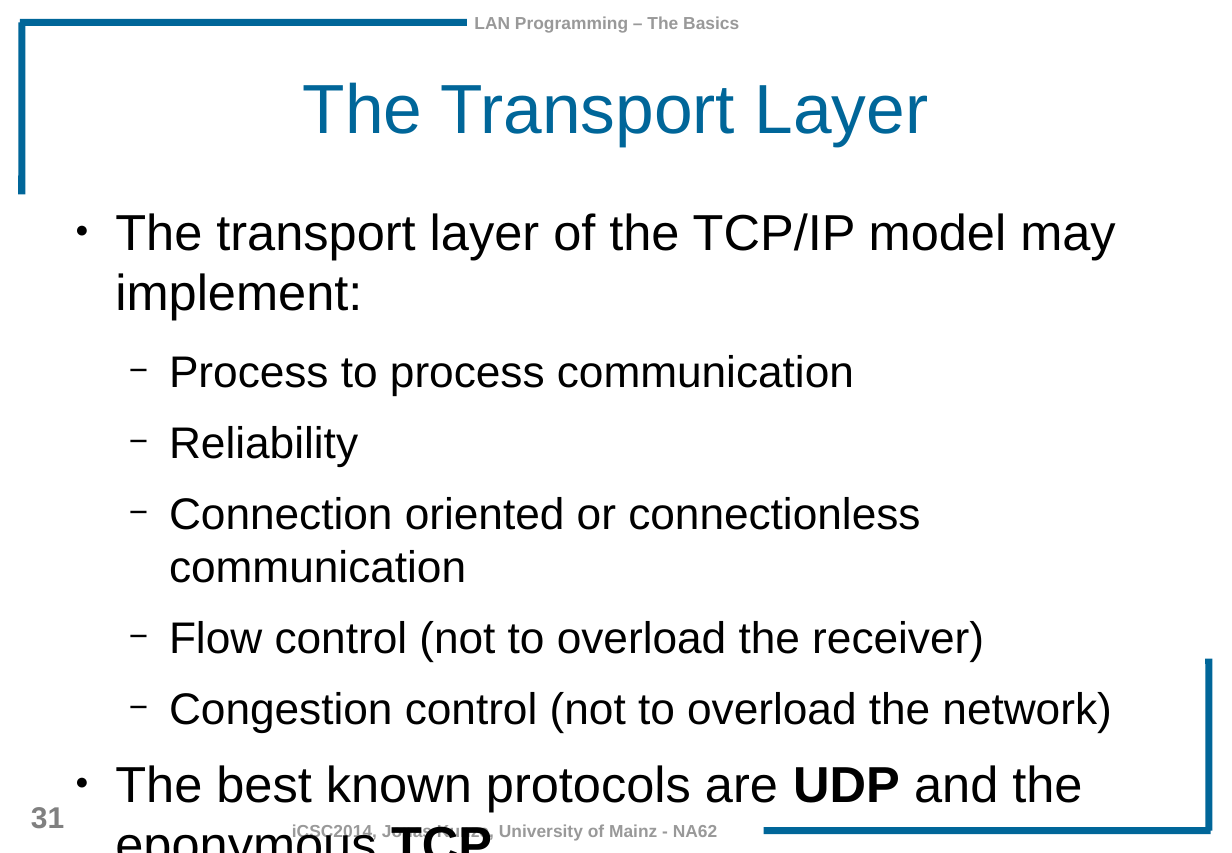
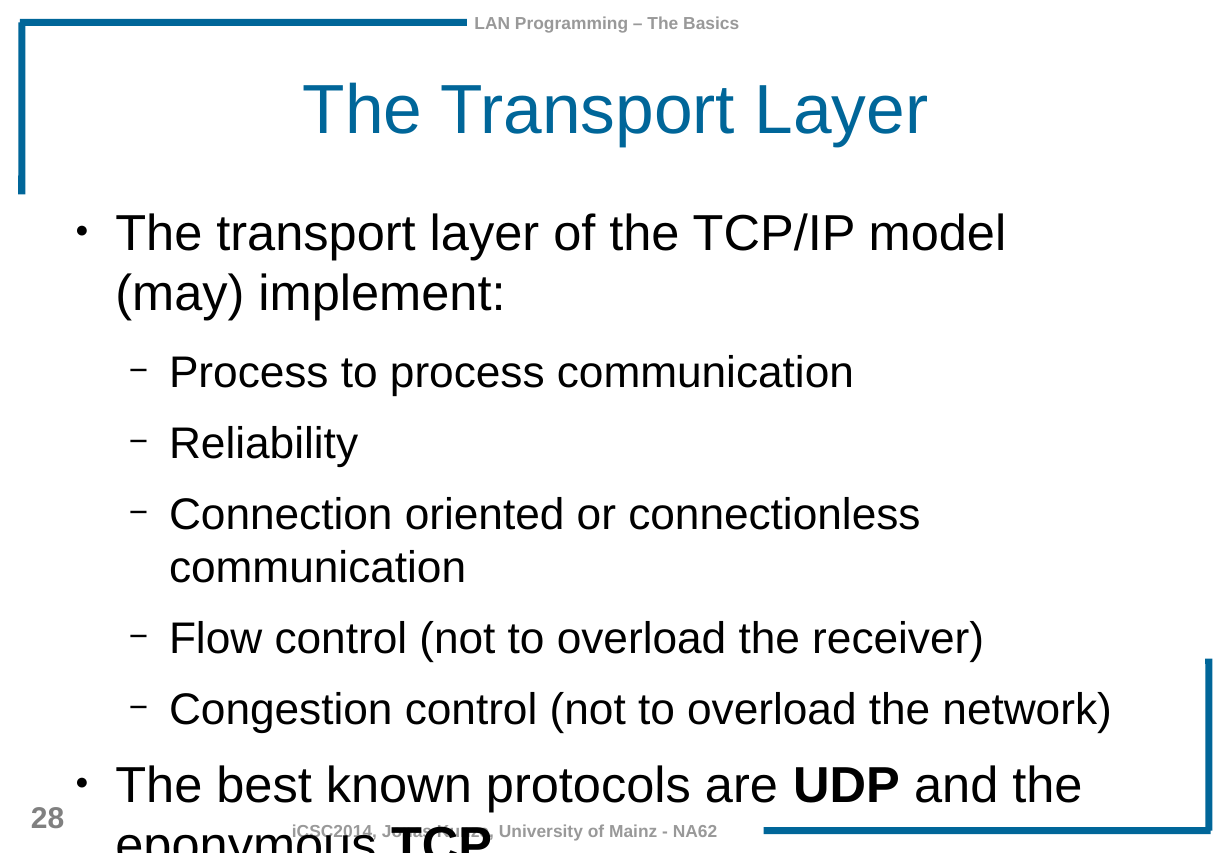
Before and after one commit to JonasKunze/icsc2014, a slide deck: slide 28 of iCSC-2014-LAN_Programming_Basics.odp (slide 31 before the commit). Drawn at 1232x853 pixels with LibreOffice and Linux fonts; fonts in the diff are those of the drawing; background and template pictures are left out. Boxes give left, top, right and bottom in pixels: in the first picture for what was removed or moved away, otherwise in the second. Text is boxed around its words. In the diff, an @@ line names an element or a change of style, - is before the commit and + after.

```diff
--- a/iCSC-2014-LAN_Programming_Basics.odp
+++ b/iCSC-2014-LAN_Programming_Basics.odp
@@ text at (115, 213, 1007, 320): text changed @@
-● The transport layer of the TCP/IP model may implement:
+● The transport layer of the TCP/IP model (may) implement:
@@ page number at (31, 807, 64, 828): text changed @@
-31
+28
```
Also in this commit, not shown: 8 other slides changed, 2 slides added, 5 slides removed, 2 other files.
